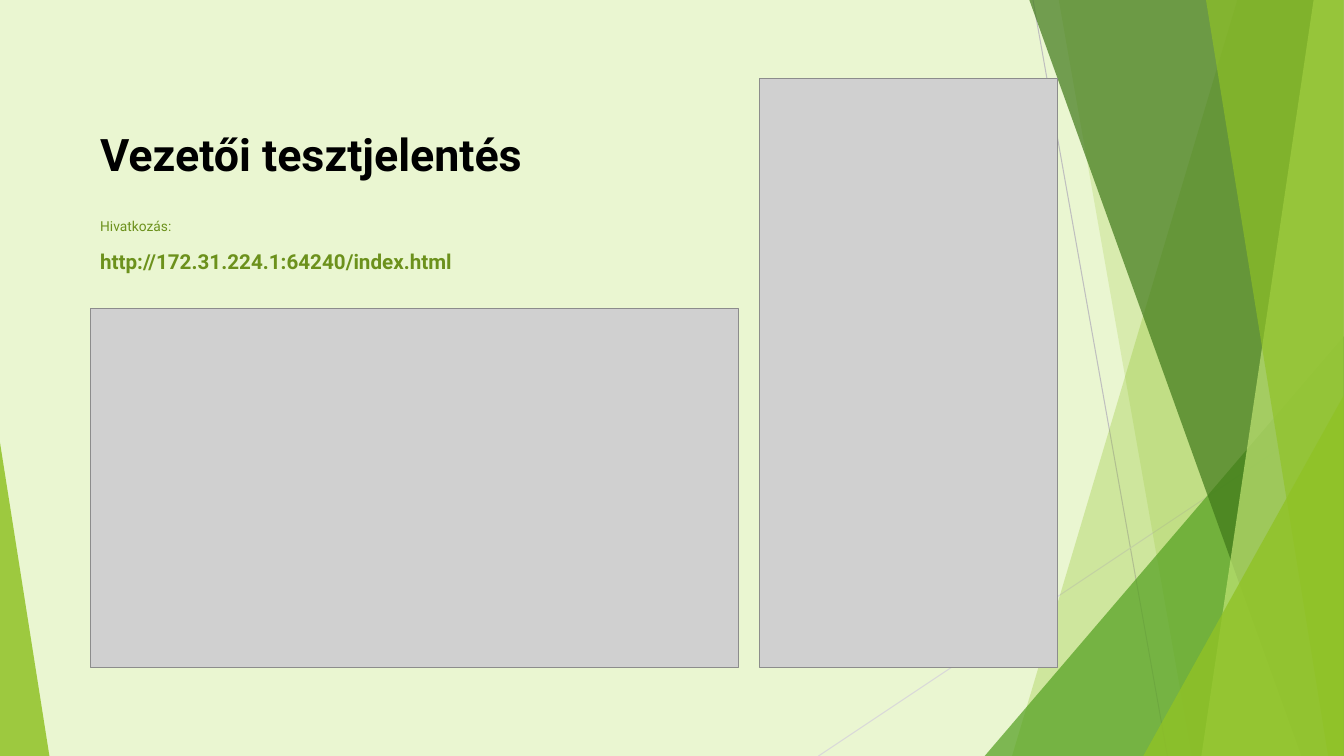
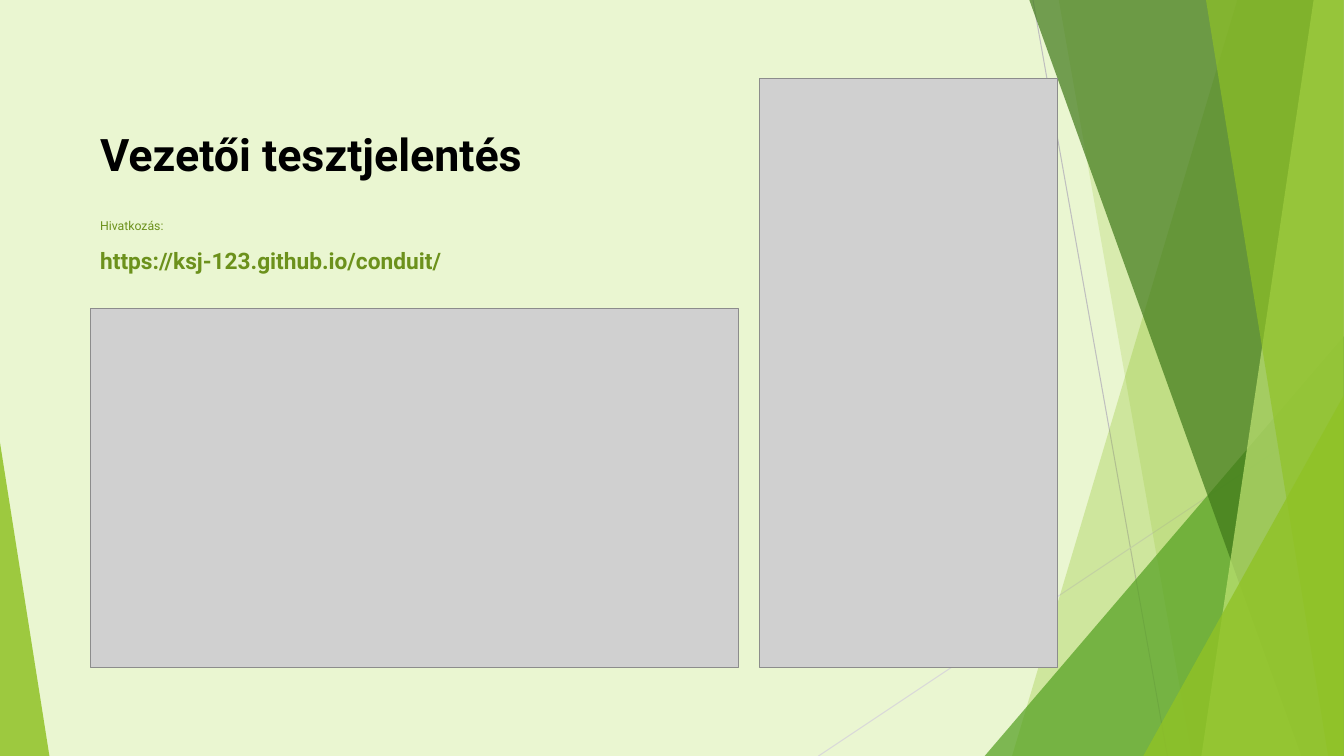
Before and after one commit to ksj-123/conduit, a slide deck: slide 4 of docs/Conduit_prez.pptx. Drawn at 1344x756 pixels with LibreOffice and Linux fonts; fonts in the diff are those of the drawing; grey boxes stand for pictures. Boxes give left, top, right and bottom in pixels: in the first picture for what was removed or moved away, otherwise in the second. Text is boxed around its words. In the diff, an @@ line names an element or a change of style, - is before the commit and + after.

Commit message:
ppt

```diff
--- a/docs/Conduit_prez.pptx
+++ b/docs/Conduit_prez.pptx
@@ text at (100,221,163,230): size 9.8 to 8.8 pt in "Hivatkozás:" @@
@@ text at (100,252,441,274): text changed; size 14.7 to 16.2 pt @@
-http://172.31.224.1:64240/index.html
+https://ksj-123.github.io/conduit/
```
